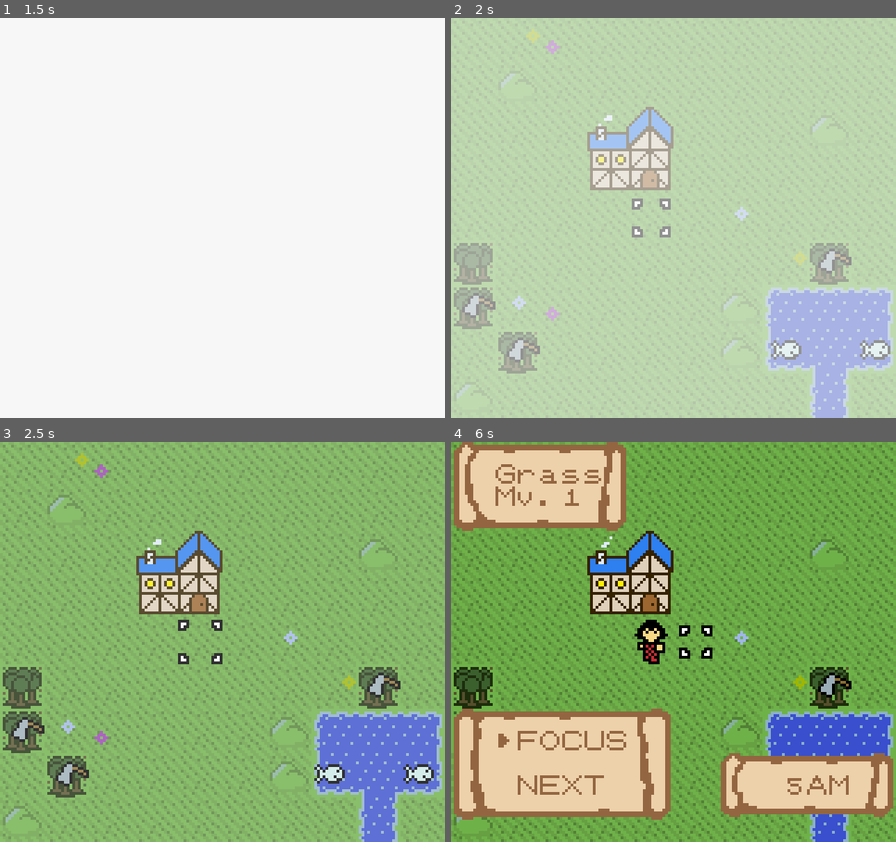
Above: before the commit, frames 1-4 (two rows, left to right).
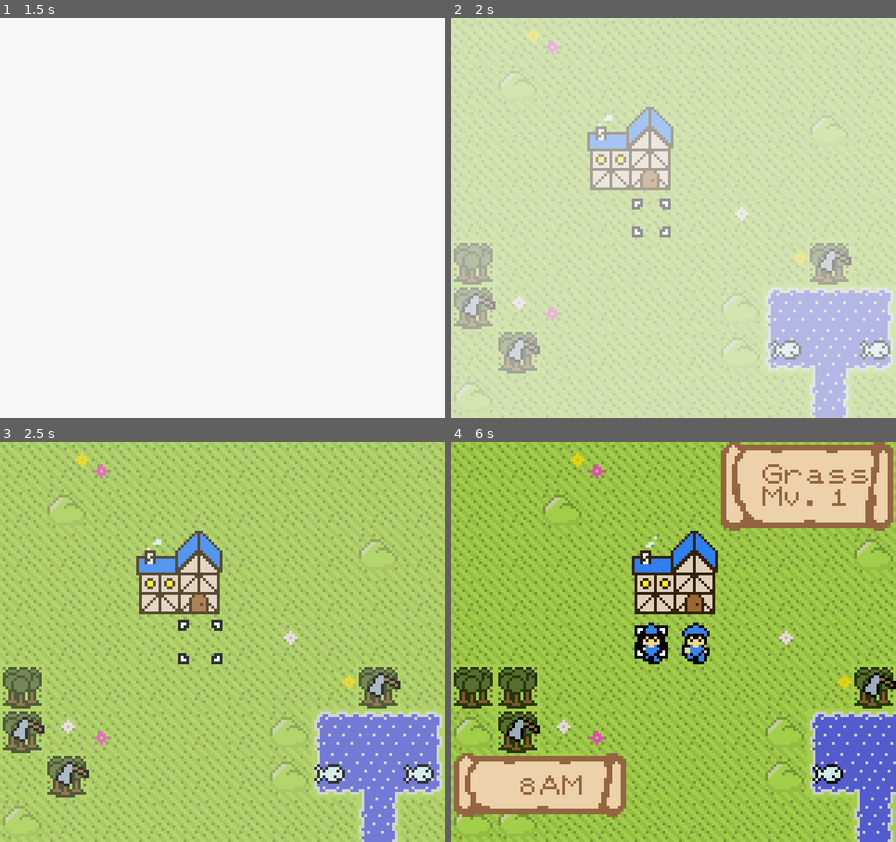
Above: after the commit, the same moments.

Repository: SummonerL/GuildBuilders
Game: Godot game, scene res://Scenes/Overworld/Overworld_Scene.tscn
The game is run twice, just before and just after one commit, with the same random seed, the same clock (stepped at 60 frames per second) and the same inputs. Sound files missing from this copy of the repository are replaced by a short silence.
Inputs:
- Up to frame 1 (1.5 s): tap Enter (ui_accept) at 0.5, 1.35 s; hold Right (ui_right) 0.53-1.28 s; hold Enter (ui_accept) 0.53-1.28 s; hold Down (ui_down) from 1.28 s (still down)
- Up to frame 2 (2 s): keep holding Down (ui_down); tap Enter (ui_accept) at 1.52, 1.82 s
- Up to frame 3 (2.5 s): release Down (ui_down) at 2.03 s; hold Right (ui_right) from 2.03 s (still down); hold Enter (ui_accept) from 2.03 s (still down)
- Up to frame 4 (6 s): release Right (ui_right) at 2.78 s; release Enter (ui_accept) at 2.78 s; hold Up (ui_up) 2.78-3.53 s; tap Enter (ui_accept) at 2.85, 3.02, 3.32, 4.35, 4.52, 4.82, 5.85 s; hold Enter (ui_accept) 3.53-4.28 s; hold Left (ui_left) 3.53-5.03 s; hold Down (ui_down) 5.03-5.78 s; hold Enter (ui_accept) 5.03-5.78 s; hold Right (ui_right) from 5.78 s (still down)

Frame 1 is identical in both runs. In frame 2, 1.7% of the frame differs, in the area x 1-100%, y 2-100%; in frame 3, 88%; in frame 4, 95%, in the area x 0-100%, y 0-100%.

Commit message:
finish programming camping ability

Diff:
--- a/Autoload/Actions.gd
+++ b/Autoload/Actions.gd
@@ -119,12 +119,12 @@
 			# return the unit to the guild, and continue to send more units to bed (if necessary)
 			player.hud.full_text_destruction()
 			active_unit.return_to(COMPLETE_ACTION_LIST.RETURN_TO_GUILD)
-			get_tree().get_current_scene().send_units_to_bed(true)
+			get_tree().get_current_scene().send_units_to_bed(true, true)
 		COMPLETE_ACTION_LIST.RETURN_TO_CAMP:
 			# return the unit to his/her camp, and continue to send more units to bed (if necessary)
 			player.hud.full_text_destruction()
 			active_unit.return_to(COMPLETE_ACTION_LIST.RETURN_TO_CAMP)
-			get_tree().get_current_scene().send_units_to_bed(true)
+			get_tree().get_current_scene().send_units_to_bed(true, true)
 		COMPLETE_ACTION_LIST.FOCUS:
 			# focus the cursor on the next available unit
 			parent.do_action(action)
--- a/Autoload/Player_Globals.gd
+++ b/Autoload/Player_Globals.gd
@@ -64,7 +64,6 @@
 			enable_state(PLAYER_STATE.SELECTING_TILE)
 
 			get_tree().get_current_scene().wake_up_units()
-			get_tree().get_current_scene().send_units_to_bed()
 		_:
 			# if all the unit's have acted
 			if (party.yet_to_act.size() == 0):
--- a/Entities/Player/Cursor.gd
+++ b/Entities/Player/Cursor.gd
@@ -77,6 +77,12 @@
 	# find if there are any active units on the current tile
 	for unit in party.get_all_units():
 		if (unit.unit_pos_x == player.curs_pos_x && unit.unit_pos_y == player.curs_pos_y && unit.unit_awake):
+			return unit
+
+func get_selected_tile_units_asleep():
+	# find if there are any units asleep on the current tile
+	for unit in party.get_all_units():
+		if (unit.unit_pos_x == player.curs_pos_x && unit.unit_pos_y == player.curs_pos_y && !unit.unit_awake):
 			return unit
 
 func select_tile():
@@ -209,7 +215,8 @@
 					player.PLAYER_STATE.SELECTING_TILE:
 						select_tile()
 					player.PLAYER_STATE.SELECTING_MOVEMENT:
-						if (party.get_active_unit() != null):
+						# don't move on top of camping units
+						if (party.get_active_unit() != null && get_selected_tile_units_asleep() == null):
 							party.get_active_unit().move_unit_if_eligible(player.curs_pos_x, player.curs_pos_y)
 
 	if event.is_action_pressed("ui_select"):
--- a/Entities/Player/Party.gd
+++ b/Entities/Player/Party.gd
@@ -54,6 +54,14 @@
 func empty_yet_to_act():
 	yet_to_act = []
 
+# function for determining whether all units are asleep
+func are_all_asleep():
+	var all_asleep = true
+	for unit in party_members:
+		if (unit.unit_awake):
+			all_asleep = false
+	return all_asleep
+
 func reset_unit_actions():
 	for unit in party_members:
 		unit.reset_action_list()
--- a/Entities/Player/Units/Angler_Female.tscn
+++ b/Entities/Player/Units/Angler_Female.tscn
@@ -17,8 +17,8 @@
 script = ExtResource( 3 )
 
 [node name="Angler_Female_Sprite" type="AnimatedSprite" parent="."]
+visible = false
 frames = SubResource( 1 )
-frame = 1
 speed_scale = 0.5
 playing = true
 centered = false
--- a/Entities/Player/Units/Angler_Male.tscn
+++ b/Entities/Player/Units/Angler_Male.tscn
@@ -17,6 +17,7 @@
 script = ExtResource( 3 )
 
 [node name="Angler_Male_Sprite" type="AnimatedSprite" parent="."]
+visible = false
 frames = SubResource( 1 )
 frame = 1
 speed_scale = 0.5
--- a/Entities/Player/Units/Unit_Class.gd
+++ b/Entities/Player/Units/Unit_Class.gd
@@ -56,8 +56,8 @@
 var has_acted = false
 
 # the unit's position on the map
-onready var unit_pos_x = constants.ASLEEP_X
-onready var unit_pos_y = constants.ASLEEP_Y
+onready var unit_pos_x = player.guild_hall_x
+onready var unit_pos_y = player.guild_hall_x
 
 # the unit's base movement (can be modified)
 var base_move = 0
@@ -69,7 +69,7 @@
 var unit_awake = false
 
 # the unit's bed time (default 9pm)
-var bed_time = 21
+var bed_time = 10
 
 # keep track of the unit's items
 var item_limit = 5 # default
@@ -338,7 +338,8 @@
 			set_unit_pos(player.guild_hall_x, player.guild_hall_y)
 		global_action_list.COMPLETE_ACTION_LIST.RETURN_TO_CAMP:
 			# stay put, and switch to 'camp' icon
-			pass
+			unit_sprite_node.visible = true
+			unit_sprite_node.animation = "camping"
 
 # once we've received the path the unit will take, this function will actually move
 # the unit based on a timer
--- a/Entities/Player/Units/Woodcutter_Female.gd
+++ b/Entities/Player/Units/Woodcutter_Female.gd
@@ -36,7 +36,8 @@
 	global_items_list.add_item_to_unit(self, global_items_list.item_sturdy_axe)
 
 	# add the unit's starting ability
-	global_ability_list.add_ability_to_unit(self, global_ability_list.ability_early_riser)
+	bed_time = 11
+	#global_ability_list.add_ability_to_unit(self, global_ability_list.ability_early_riser)
 
 	self.global_position = Vector2(unit_pos_x*constants.TILE_WIDTH,
 									unit_pos_y*constants.TILE_HEIGHT)
--- a/Entities/Player/Units/Woodcutter_Female.tscn
+++ b/Entities/Player/Units/Woodcutter_Female.tscn
@@ -17,6 +17,7 @@
 script = ExtResource( 2 )
 
 [node name="Woodcutter_Female_Sprite" type="AnimatedSprite" parent="."]
+visible = false
 frames = SubResource( 1 )
 speed_scale = 0.5
 playing = true
--- a/Entities/Player/Units/Woodcutter_Male.tscn
+++ b/Entities/Player/Units/Woodcutter_Male.tscn
@@ -1,14 +1,20 @@
-[gd_scene load_steps=5 format=2]
+[gd_scene load_steps=6 format=2]
 
 [ext_resource path="res://Sprites/characters/woodcutter_male2.png" type="Texture" id=1]
 [ext_resource path="res://Sprites/characters/woodcutter_male1.png" type="Texture" id=2]
 [ext_resource path="res://Entities/Player/Units/Woodcutter_Male.gd" type="Script" id=3]
+[ext_resource path="res://Sprites/Map_Objects/woodcutter_tent.png" type="Texture" id=4]
 
 [sub_resource type="SpriteFrames" id=1]
 animations = [ {
 "frames": [ ExtResource( 2 ), ExtResource( 1 ) ],
 "loop": true,
 "name": "default",
+"speed": 5.0
+}, {
+"frames": [ ExtResource( 4 ) ],
+"loop": true,
+"name": "camping",
 "speed": 5.0
 } ]
 
@@ -17,6 +23,7 @@
 script = ExtResource( 3 )
 
 [node name="Woodcutter_Male_Sprite" type="AnimatedSprite" parent="."]
+visible = false
 frames = SubResource( 1 )
 frame = 1
 speed_scale = 0.5
--- a/Entities/Player/Units/Woodworker_Male.tscn
+++ b/Entities/Player/Units/Woodworker_Male.tscn
@@ -17,6 +17,7 @@
 script = ExtResource( 2 )
 
 [node name="Woodworker_Male_Sprite" type="AnimatedSprite" parent="."]
+visible = false
 frames = SubResource( 1 )
 frame = 1
 speed_scale = 0.5
--- a/Scenes/Overworld/Overworld_Scene.gd
+++ b/Scenes/Overworld/Overworld_Scene.gd
@@ -209,9 +209,6 @@
 	# and wake up units (no delay)
 	wake_up_units(true)
 
-	# ... I guess send unit's to bed if their bed time is this early (probably not)
-	send_units_to_bed(false)
-
 # called to show the clock animation when the time moves forward
 func show_clock_anim():
 	add_child(clock_scn.instance())
@@ -356,10 +353,10 @@
 	player.player_state = player.PLAYER_STATE.SELECTING_ACTION
 	hud_selection_list_node.populate_selection_list(focused_unit.shelter_locations, focused_unit, true, false, false, false) # can not cancel, position to the right
 
-	# temporarily stop processing input on this node (pause this node)
-	set_process_input(false)
-
-func send_units_to_bed(delay = true):
+	# temporarily stop processing input on the cursor (pause the node)
+	cursor.set_process_input(false)
+
+func send_units_to_bed(delay = true, went_to_sleep = false):
 	# if there are no units left to act, all units have gone to sleep. Time to end the day!
 	if (player.party.yet_to_act.size() == 0):
 		end_day()
@@ -389,6 +386,17 @@
 			timer.start()
 		else:
 			show_unit_bedtime(unit_to_bed)
+	else:
+		# unpause the cursor, if it was paused
+		cursor.set_process_input(true)
+		if (player.party.yet_to_act.size() > 0 && went_to_sleep):
+			print('focusing')
+			# if we still have units left to act, (and others have already gone to bed) focus on them
+			player.player_state = player.PLAYER_STATE.SELECTING_TILE
+			var foc_unit = player.party.yet_to_act[0]
+			cursor.focus_on(foc_unit.unit_pos_x, foc_unit.unit_pos_y)
+
+
 
 func show_unit_bedtime(unit_to_bed, timer = null):
 	if (timer):
@@ -425,6 +433,9 @@
 			timer.start()
 		else:
 			show_unit_wakeup(unit_to_wake)
+	else:
+		# no units left to wake up, start sending units to bed, if necessary
+		send_units_to_bed(false)
 
 
 func show_unit_wakeup(unit_to_wake, timer = null):
@@ -439,12 +450,19 @@
 	hud_tile_info.show()
 
 	# position the unit
-	var pos = find_available_guild_spot()
+	var pos
+	if (unit_to_wake.unit_pos_x == player.guild_hall_x && unit_to_wake.unit_pos_y == player.guild_hall_y):
+		pos = find_available_guild_spot()
+	else:
+		pos = Vector2(unit_to_wake.unit_pos_x, unit_to_wake.unit_pos_y)
 
 	# focus the cursor/camera on the unit
 	cursor.focus_on(pos.x, pos.y)
 
 	unit_to_wake.set_unit_pos(pos.x, pos.y)
+
+	# make sure the default animation is playing
+	unit_to_wake.unit_sprite_node.animation = "default"
 
 	# make the unit's sprite visible
 	unit_to_wake.unit_sprite_node.visible = true
Binary file added: Sprites/Map_Objects/woodcutter_tent.png
Not shown, added: Sprites/Map_Objects/woodcutter_tent.png.import
